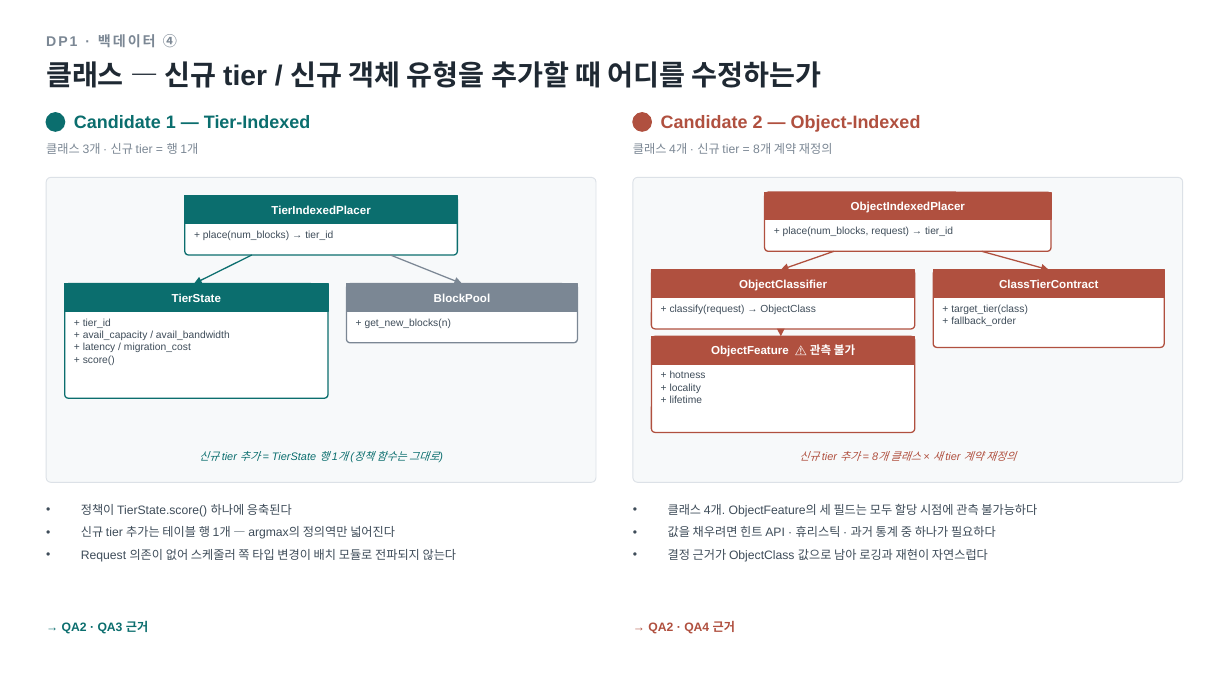
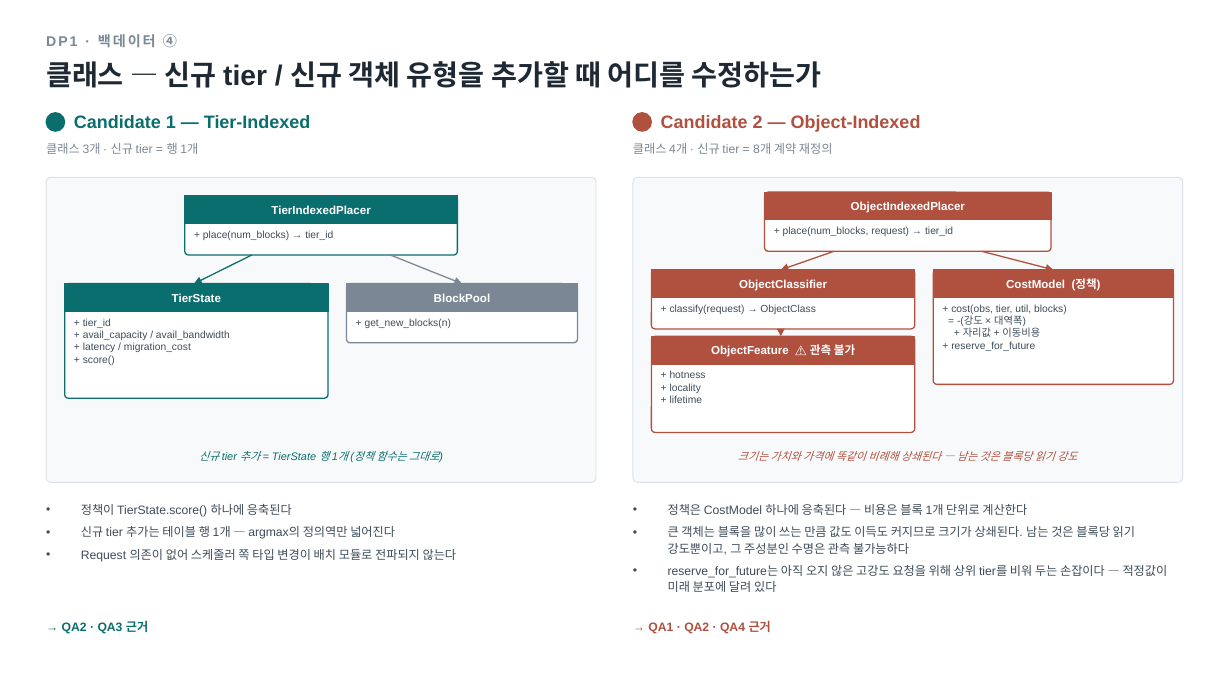
Before and after one commit to mkim0628/vllm, a slide deck: slide 8 of doc-mk/ppt/vllm-dp1-candidate-structure-detail.pptx. Drawn at 1232x693 pixels with LibreOffice and Linux fonts; fonts in the diff are those of the drawing. Boxes give left, top, right and bottom in pixels: in the first picture for what was removed or moved away, otherwise in the second. Text is boxed around its words. In the diff, an @@ line names an element or a change of style, - is before the commit and + after.

```diff
--- a/doc-mk/ppt/vllm-dp1-candidate-structure-detail.pptx
+++ b/doc-mk/ppt/vllm-dp1-candidate-structure-detail.pptx
@@ arrow moved from (982, 251) - (1049, 270) to (982, 251) - (1054, 270) @@
@@ rectangle: place and size @@
-rectangle at [933,270,1165,298]
+rectangle at [933,270,1174,298]
@@ rounded rectangle: place and size @@
-rounded rectangle at [933,270,1165,348]
+rounded rectangle at [933,270,1174,384]
@@ rounded rectangle at [933,270,1174,384]: proportions changed @@
@@ text at [1006,279,1101,290]: text changed @@
-ClassTierContract
+CostModel (정책)
@@ text at [951,304,1067,351]: text changed @@
-+ target_tier(class)
-+ fallback_order
++ cost(obs, tier, util, blocks)
+= -(강도 × 대역폭)
++ 자리값 + 이동비용
++ reserve_for_future
@@ text at [738,451,1077,461]: text changed @@
-신규 tier 추가 = 8개 클래스 × 새 tier 계약 재정의
+크기는 가치와 가격에 똑같이 비례해 상쇄된다 — 남는 것은 블록당 읽기 강도
@@ text at [668,504,1168,592]: text changed @@
-• 클래스 4개. ObjectFeature의 세 필드는 모두 할당 시점에 관측 불가능하다
-• 값을 채우려면 힌트 API · 휴리스틱 · 과거 통계 중 하나가 필요하다
-• 결정 근거가 ObjectClass 값으로 남아 로깅과 재현이 자연스럽다
+• 정책은 CostModel 하나에 응축된다 — 비용은 블록 1개 단위로 계산한다
+• 큰 객체는 블록을 많이 쓰는 만큼 값도 이득도 커지므로 크기가 상쇄된다. 남는 것은 블록당 읽기 강도뿐이고, 그 주성분인 수명은 관측 불가능하다
+• reserve_for_future는 아직 오지 않은 고강도 요청을 위해 상위 tier를 비워 두는 손잡이다 — 적정값이 미래 분포에 달려 있다
@@ text at [648,621,771,634]: text changed @@
-→ QA2 · QA4 근거
+→ QA1 · QA2 · QA4 근거
```
Also in this commit, not shown: 2 other slides changed, 5 other files.
